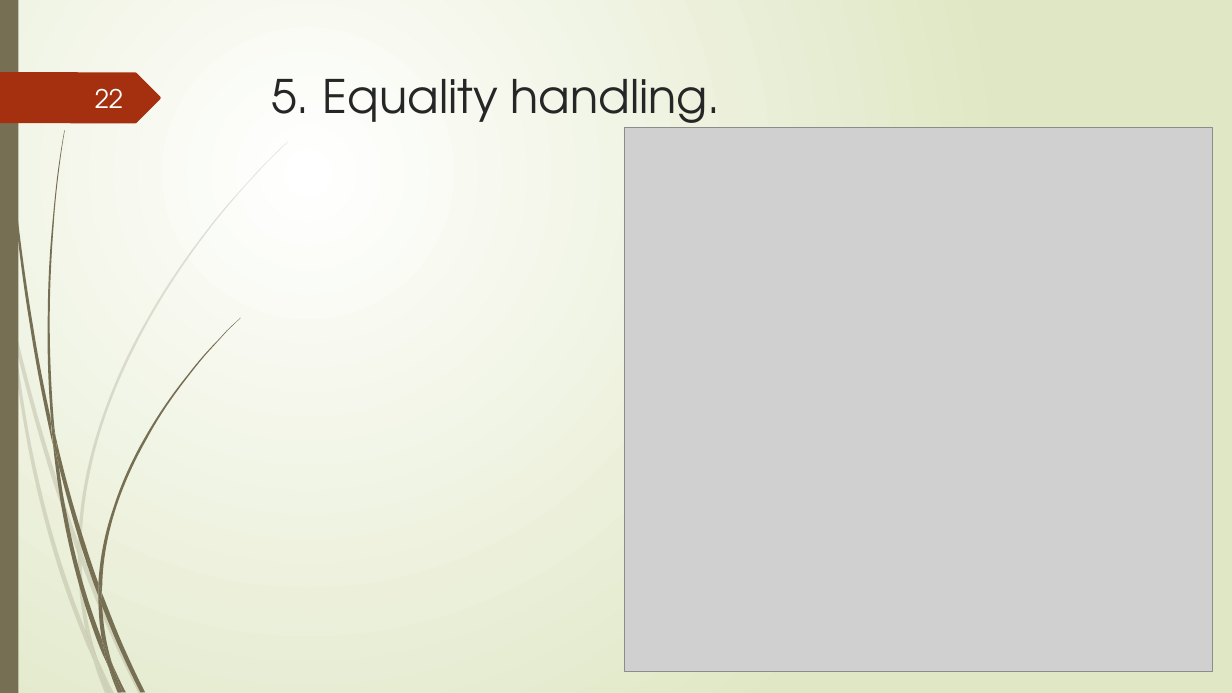
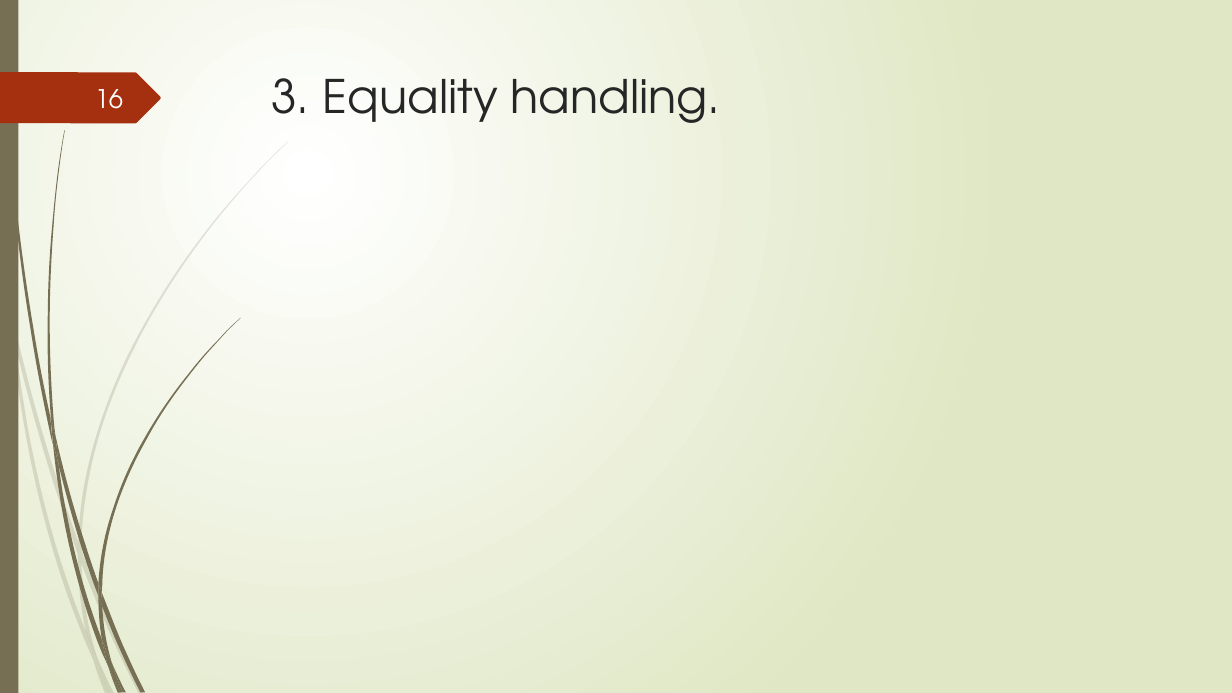
Before and after one commit to tungvx/raSAT, a slide deck: slide 16 of report/midterm.pptx (slide 22 before the commit). Drawn at 1232x693 pixels with LibreOffice and Linux fonts; fonts in the diff are those of the drawing; grey boxes stand for pictures. Boxes give left, top, right and bottom in pixels: in the first picture for what was removed or moved away, otherwise in the second. Text is boxed around its words. In the diff, an @@ line names an element or a change of style, - is before the commit and + after.

```diff
--- a/report/midterm.pptx
+++ b/report/midterm.pptx
@@ page number at (95, 89, 123, 109): text changed @@
-22
+16
@@ title at (271, 78, 721, 123): text changed @@
-5. Equality handling.
+3. Equality handling.
@@ picture removed at (625, 128, 1213, 672) @@
```
Also in this commit, not shown: 12 other slides changed, 5 slides added, 11 slides removed, 4 other files.
